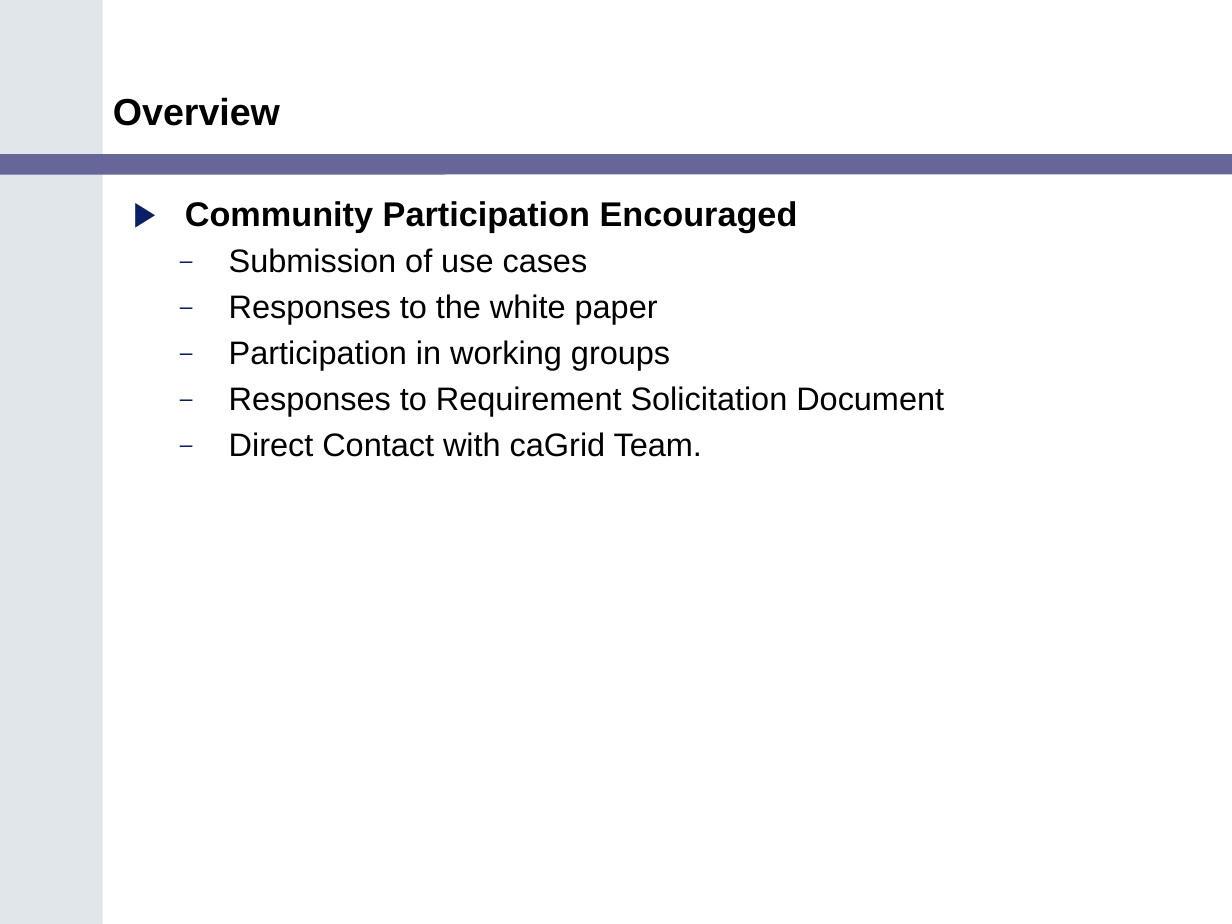
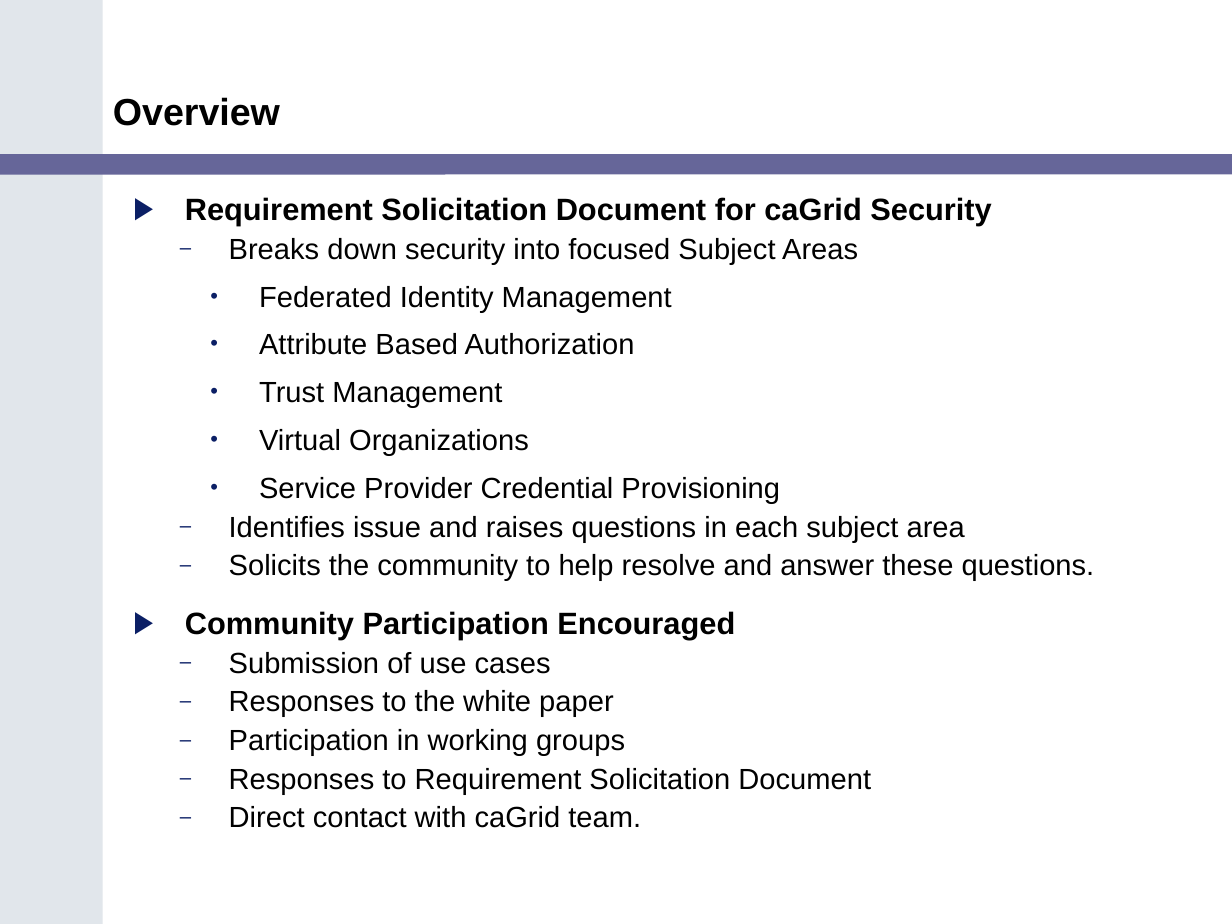
Before and after one commit to NCIP/cagrid-portal, a slide deck: slide 5 of cagrid-1-0/Documentation/presentations/200602_VCDE_ARCH/caGrid_Security_Arch_VCDE_Feb2.ppt. Drawn at 1232x924 pixels with LibreOffice and Linux fonts; fonts in the diff are those of the drawing; background and template pictures are left out. Boxes give left, top, right and bottom in pixels: in the first picture for what was removed or moved away, otherwise in the second. Text is boxed around its words. In the diff, an @@ line names an element or a change of style, - is before the commit and + after.

```diff
--- a/cagrid-1-0/Documentation/presentations/200602_VCDE_ARCH/caGrid_Security_Arch_VCDE_Feb2.ppt
+++ b/cagrid-1-0/Documentation/presentations/200602_VCDE_ARCH/caGrid_Security_Arch_VCDE_Feb2.ppt
@@ text at <box>185,197,1095,581</box>: paragraphs added @@
+▶ Requirement Solicitation Document for caGrid Security
+  – Breaks down security into focused Subject Areas
+    • Federated Identity Management
+    • Attribute Based Authorization
+    • Trust Management
+    • Virtual Organizations
+    • Service Provider Credential Provisioning
+  – Identifies issue and raises questions in each subject area
+  – Solicits the community to help resolve and answer these questions.
@@ text at <box>185,611,871,794</box>: size 20 to 18 pt in "Community Participation Encouraged"; size 19 to 17 pt in "Submission of use cases", "Responses to the white paper", "Participation in working groups", "Responses to Requirement Solicitation Document"; line spacing 0.95 to 0.85 @@
@@ text at <box>229,806,641,828</box>: text changed; size 19 to 17 pt @@
-  – Direct Contact with caGrid Team.
+  – Direct contact with caGrid team.
```
Also in this commit, not shown: 9 other slides changed, 1 slide added, 2 slides removed.
